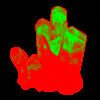
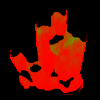
The second w=100, h=100 image is a revision of the first. Changes to its layers:
added layer "snow mask" above "mask 2" over (10, 6, 87, 95)
painted on "mask 2" over (10, 6, 87, 94)
added layer "snow outline" above "snow" over (10, 6, 87, 93)
added layer "snow" above "Outline" over (10, 6, 87, 95)
hid "Outline", moved it above "Outline minor" over (10, 6, 87, 95)
